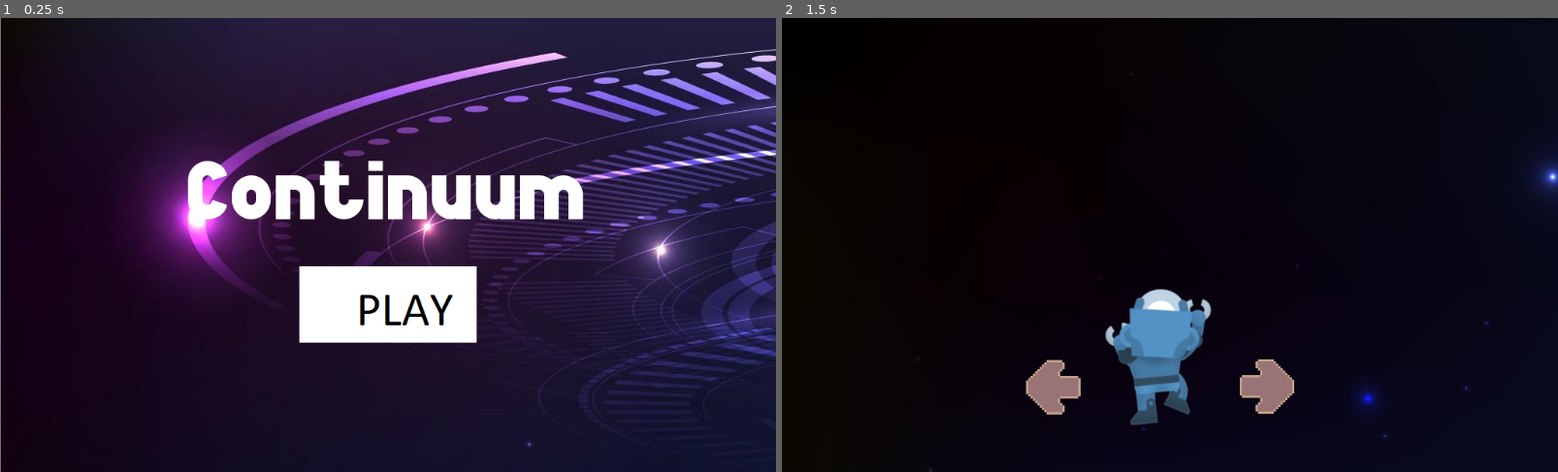
Above: before the commit, frames 1-2 (left to right).
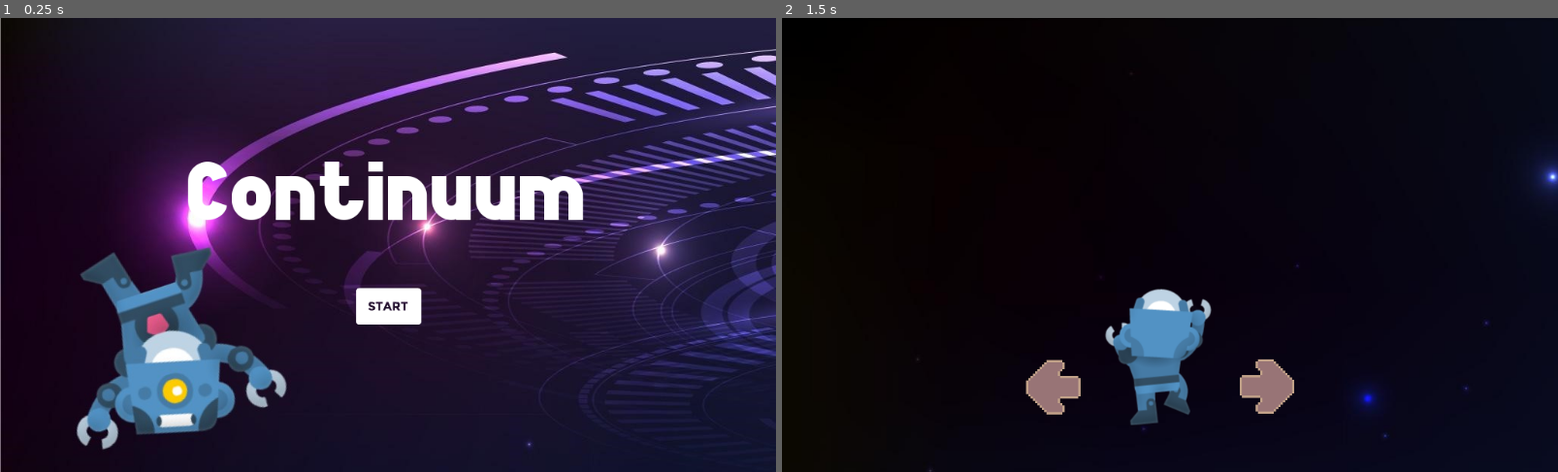
Above: after the commit, the same moments.

Repository: TrejoJulian/unq-ipv-boss-continuum
Game: Godot game, scene res://GUI.tscn
Two runs of this game, one before a commit and one after it. Both use one fixed random seed, a clock stepped at 60 frames per second and the inputs below.
Inputs (mouse positions are in pixels of both pictures, inside the frame that each line leads up to):
- Up to frame 1 (0.25 s): no input
- Up to frame 2 (1.5 s): click (1170, 304) at 0.5 s; tap Enter at 1.25 s

The runs differ from the first frame. In frame 1, 9.6% of the frame differs, in the area x 9-76%, y 31-96%; in frame 2, nothing differs.

Commit message:
se cambia el boton de start y agrega robot en fondo

Diff:
--- a/GUI.tscn
+++ b/GUI.tscn
@@ -1,8 +1,8 @@
 [gd_scene load_steps=6 format=2]
 
-[ext_resource path="res://assets/background/background_menu.jpg" type="Texture" id=1]
+[ext_resource path="res://assets/background/background_menu_robot.jpg" type="Texture" id=1]
 [ext_resource path="res://assets/fonts/bold_game_font_7.ttf" type="DynamicFontData" id=2]
-[ext_resource path="res://assets/buttons/play_button.png" type="Texture" id=3]
+[ext_resource path="res://assets/buttons/buttonStart.png" type="Texture" id=3]
 [ext_resource path="res://GUI.gd" type="Script" id=4]
 
 [sub_resource type="DynamicFont" id=1]
@@ -35,18 +35,18 @@
 }
 
 [node name="Title" type="Label" parent="Background/VBoxContainer"]
-margin_top = 170.0
+margin_top = 171.0
 margin_right = 1024.0
-margin_bottom = 298.0
+margin_bottom = 299.0
 custom_fonts/font = SubResource( 1 )
 text = "Continuum"
 align = 1
 valign = 1
 
 [node name="TextureButton" type="TextureButton" parent="Background/VBoxContainer"]
-margin_left = 395.0
-margin_top = 328.0
-margin_right = 629.0
+margin_left = 462.0
+margin_top = 329.0
+margin_right = 562.0
 margin_bottom = 429.0
 size_flags_horizontal = 4
 texture_normal = ExtResource( 3 )
Binary file added: assets/background/background_menu_robot.jpg
Not shown, changed: assets/background/background_menu_robot.jpg.import
Binary file added: assets/buttons/buttonStart.png
Not shown, added: assets/buttons/buttonStart.png.import
Binary file removed: assets/buttons/play_button.png
